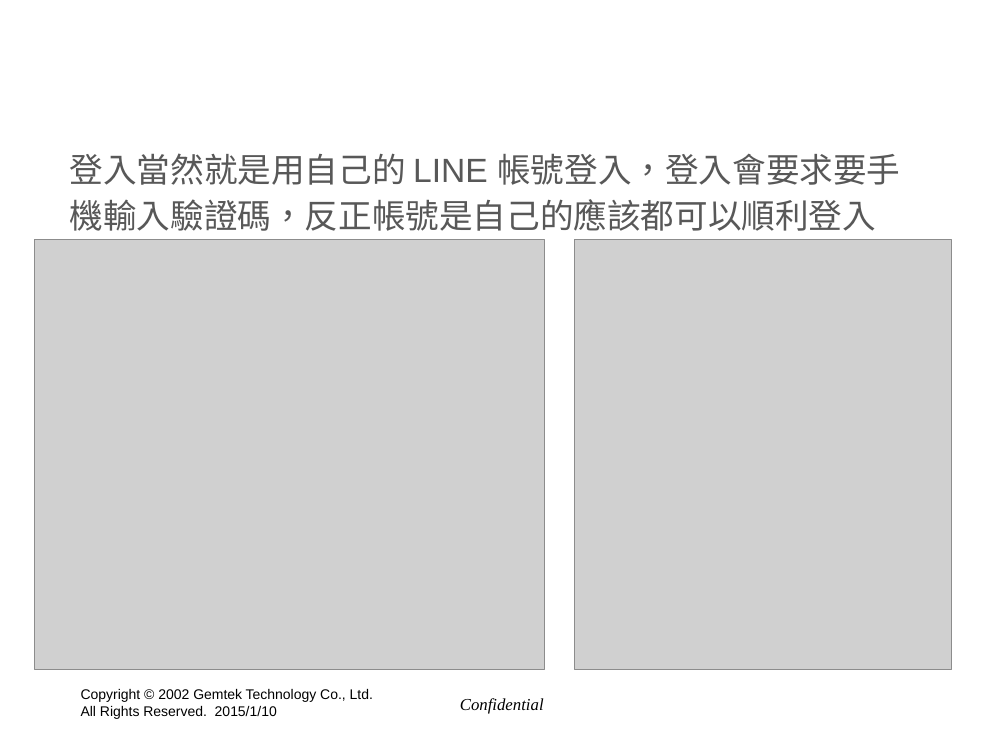
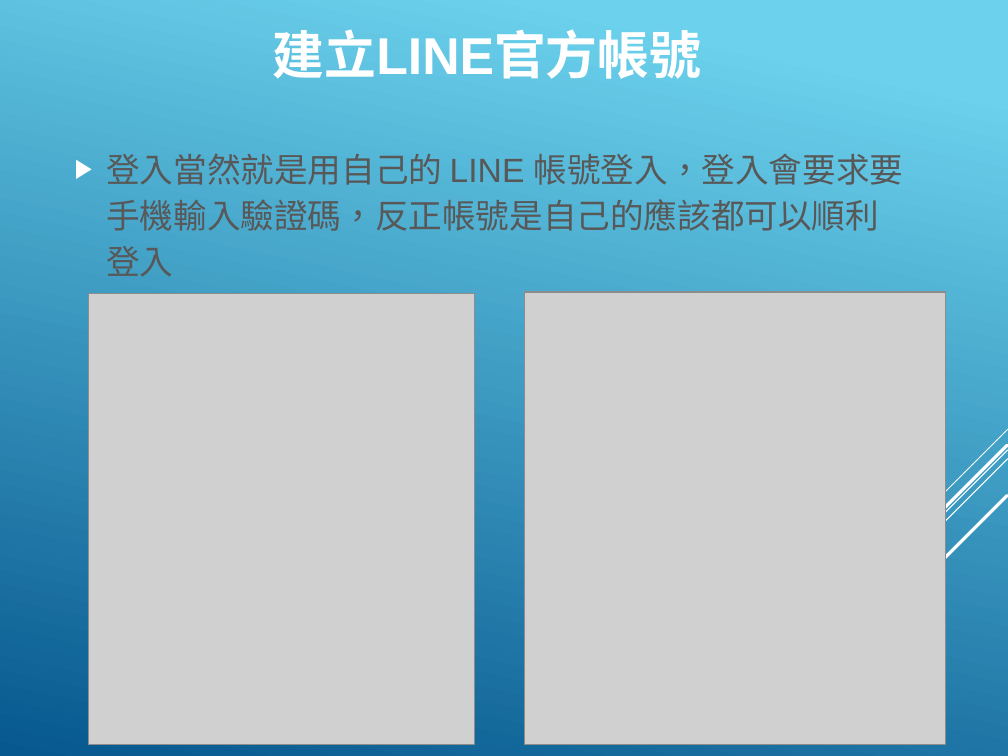
Before and after one commit to hyper570908/nodeDemo, a slide deck: slide 5 of doc/Line_BOT.pptx. Drawn at 1008x756 pixels with LibreOffice and Linux fonts; fonts in the diff are those of the drawing; grey boxes stand for pictures; background and template pictures are left out. Boxes give left, top, right and bottom in pixels: in the first picture for what was removed or moved away, otherwise in the second. Text is boxed around its words. In the diff, an @@ line names an element or a change of style, - is before the commit and + after.

Commit message:
[0.0.17] Update line bot ppt

```diff
--- a/doc/Line_BOT.pptx
+++ b/doc/Line_BOT.pptx
@@ background picture (left out) to gradient #6ED2EB to #06588E @@
@@ text at (273,29,701,79): text changed; bold on @@
-申請 Line Bot 帳號
+建立LINE官方帳號
@@ text "登入當然就是用自己的 LINE 帳號登入，登入會要求要手機輸入驗證碼，反正帳號是自己的應該都可以順利登入" at (106,154,904,277): bullet none to ▶; more space between paragraphs @@
@@ picture: place and size @@
-picture at (35,240,545,669)
+picture at (89,294,474,745)
@@ picture: place and size @@
-picture at (575,240,952,669)
+picture at (524,292,946,745)
@@ group added at (736,429,1008,723): 5 lines @@
@@ text removed at (81,689,373,719) @@
-Copyright © 2002 Gemtek Technology Co., Ltd.
-All Rights Reserved. 2015/1/10
@@ text removed at (460,698,544,714) @@
-Confidential
```
Also in this commit, not shown: 16 other slides changed, 12 slides added, 1 slide removed.
